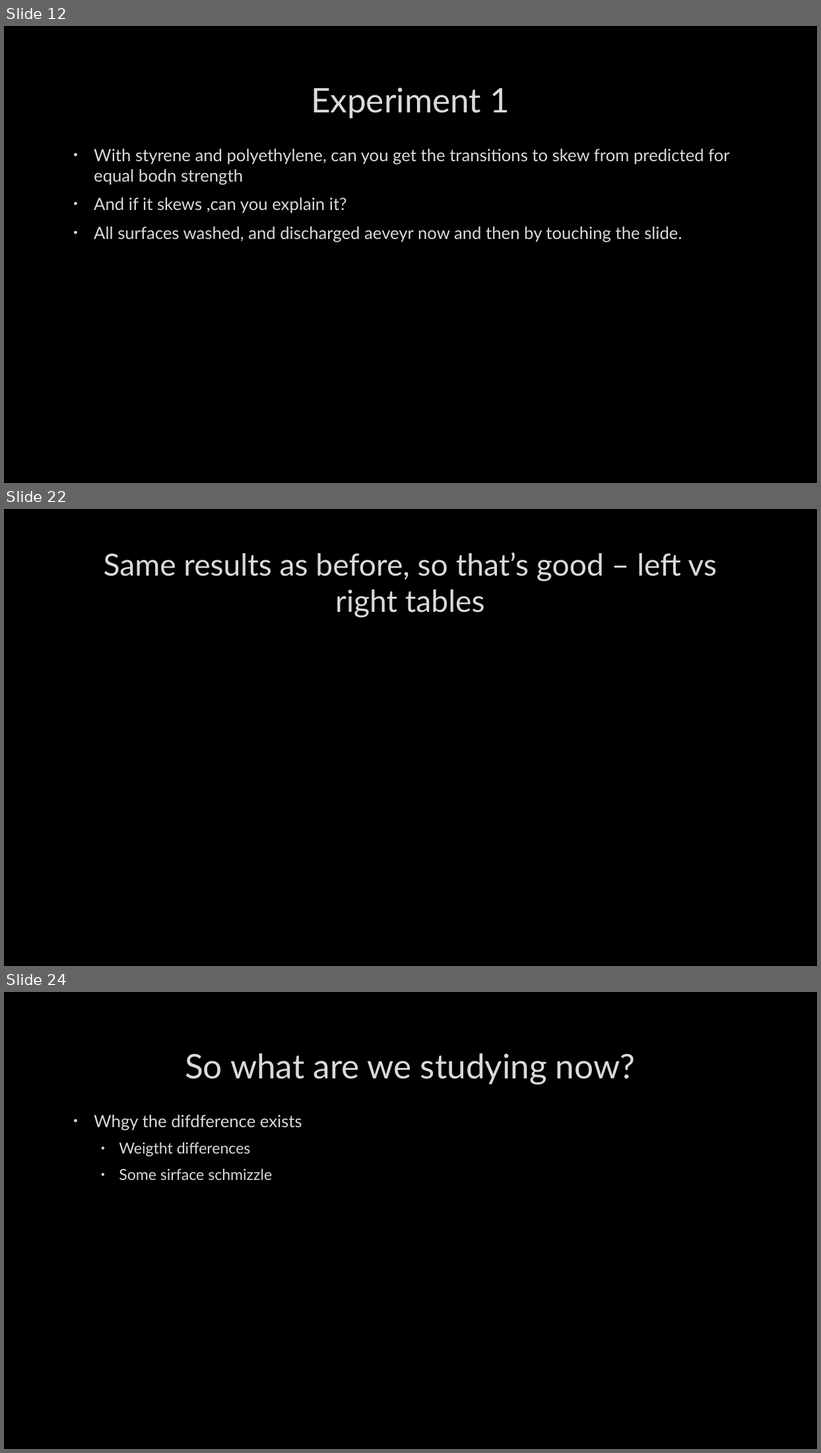
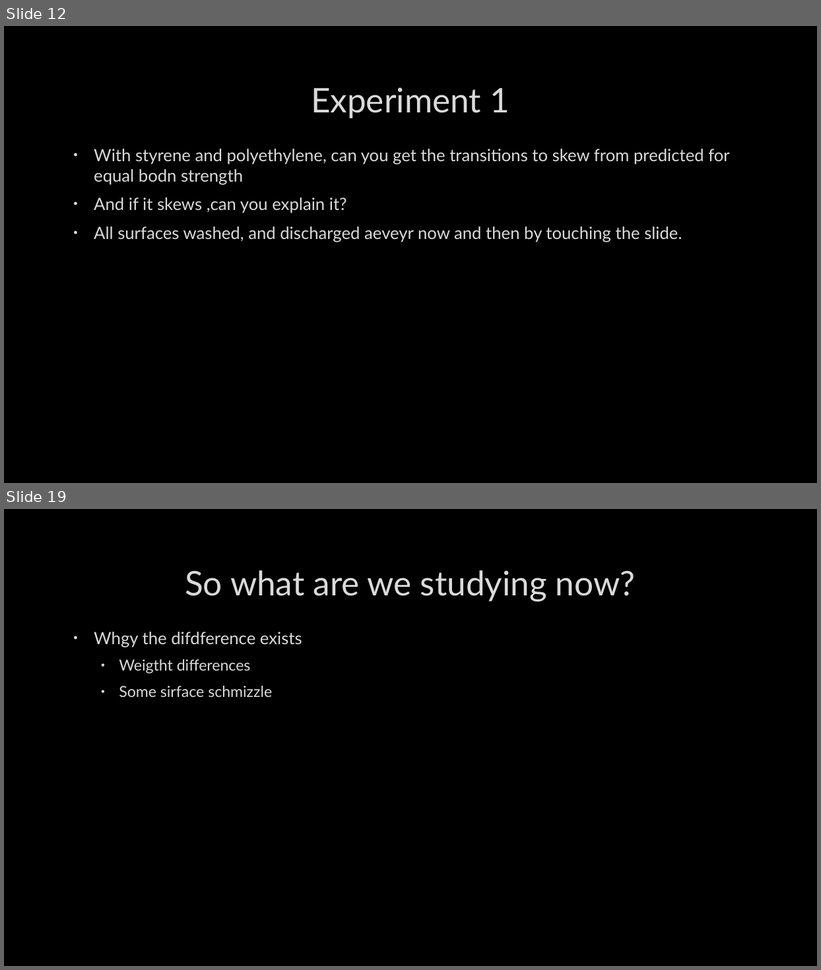
Before and after one commit to TchakamauRa/Soft-Matter, a slide deck: Backup copy.pptx. Shown one above the other, each under a label of ours: slides 12, 22 and 24 before the commit, slides 12 and 19 after it; the slides between them are not shown. The pictures are 821x1453 and 821x970 pixels, drawn with LibreOffice and Linux fonts; fonts in the diff are those of the drawing; background and template pictures are left out. Boxes give left, top, right and bottom in pixels: in the first picture for what was removed or moved away, otherwise in the second. Text is boxed around its words. In the diff, an @@ line names an element or a change of style, - is before the commit and + after.

```diff
--- a/Backup copy.pptx
+++ b/Backup copy.pptx
@@ slide 22 removed at (4, 509, 817, 966), background picture (left out) @@
@@ title removed at (104, 553, 717, 618) @@
-Same results as before, so that’s good – left vs right tables
@@ what was slide 24 is now slide 19 @@
```
Also in this commit, not shown: 6 slides changed, 4 other slides removed, 5 other files.
